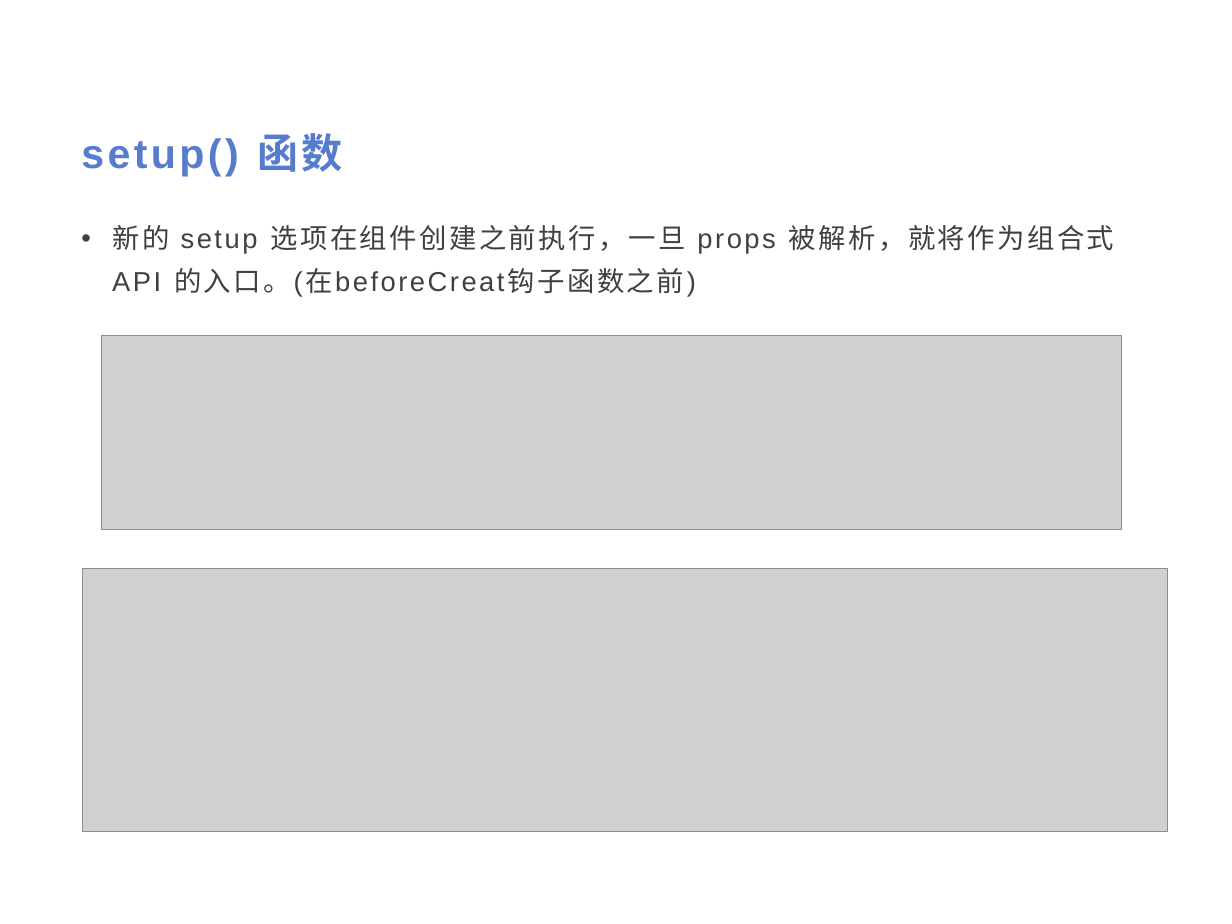
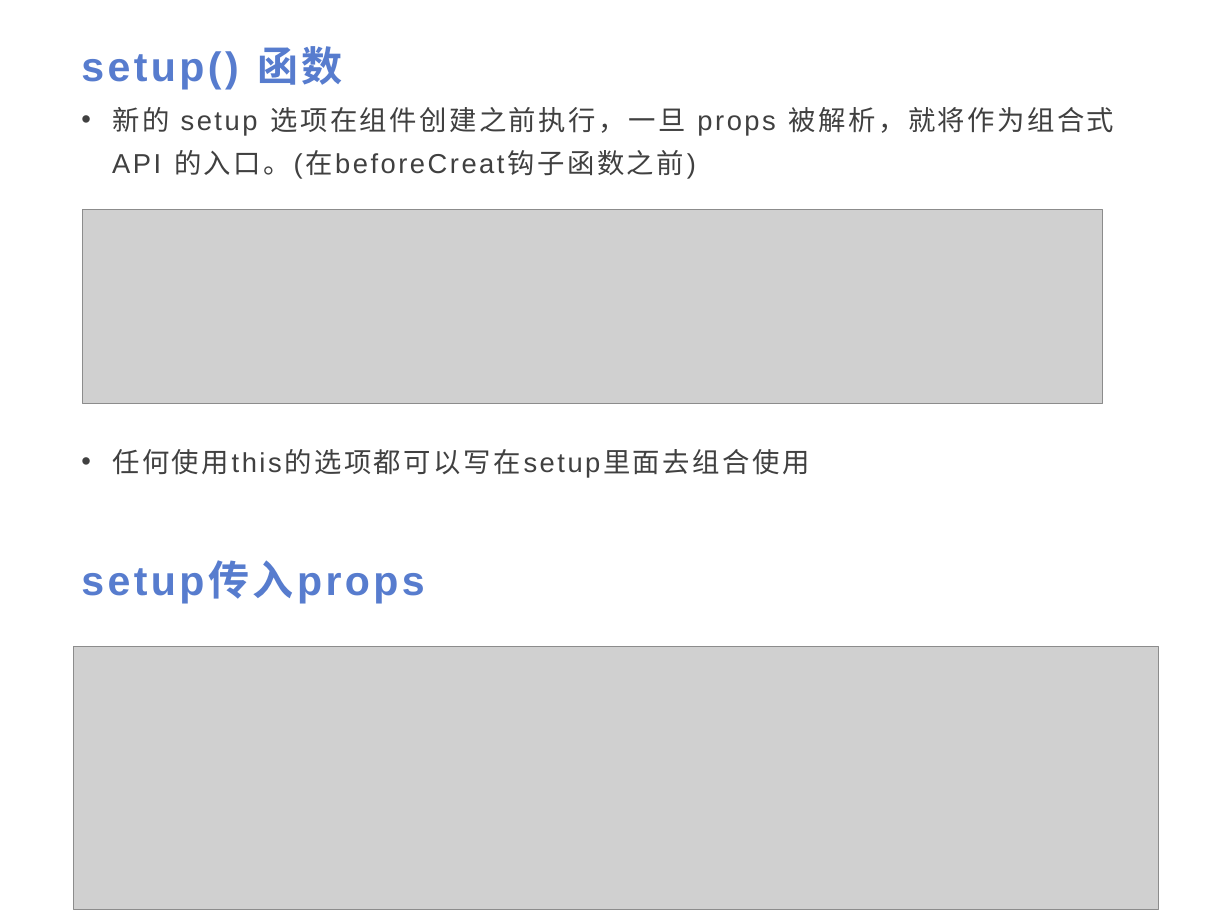
Before and after one commit to Yukon123/HelloVue3, a slide deck: slide 8 of Vue3.pptx (slide 7 before the commit). Drawn at 1232x924 pixels with LibreOffice and Linux fonts; fonts in the diff are those of the drawing; grey boxes stand for pictures. Boxes give left, top, right and bottom in pixels: in the first picture for what was removed or moved away, otherwise in the second. Text is boxed around its words. In the diff, an @@ line names an element or a change of style, - is before the commit and + after.

```diff
--- a/Vue3.pptx
+++ b/Vue3.pptx
@@ title "setup() 函数" moved from (x1=81, y1=133, x2=343, y2=176) to (x1=81, y1=46, x2=343, y2=89) @@
@@ text "新的 setup 选项在组件创建之前执行，一旦 props 被解析，就将作为组合式 ..." moved from (x1=112, y1=225, x2=1115, y2=297) to (x1=112, y1=107, x2=1115, y2=475) @@
@@ picture moved from (x1=102, y1=336, x2=1122, y2=530) to (x1=83, y1=209, x2=1103, y2=403) @@
@@ text at (x1=112, y1=449, x2=520, y2=475): paragraph added @@
+• 任何使用this的选项都可以写在setup里面去组合使用
@@ text added at (x1=81, y1=562, x2=424, y2=603), 24 pt, text #577CCE, bold @@
+setup传入props
@@ picture moved from (x1=83, y1=569, x2=1168, y2=833) to (x1=74, y1=647, x2=1159, y2=910) @@
```
Also in this commit, not shown: 9 other slides changed, 4 slides added, 2 slides removed, 20 other files.
